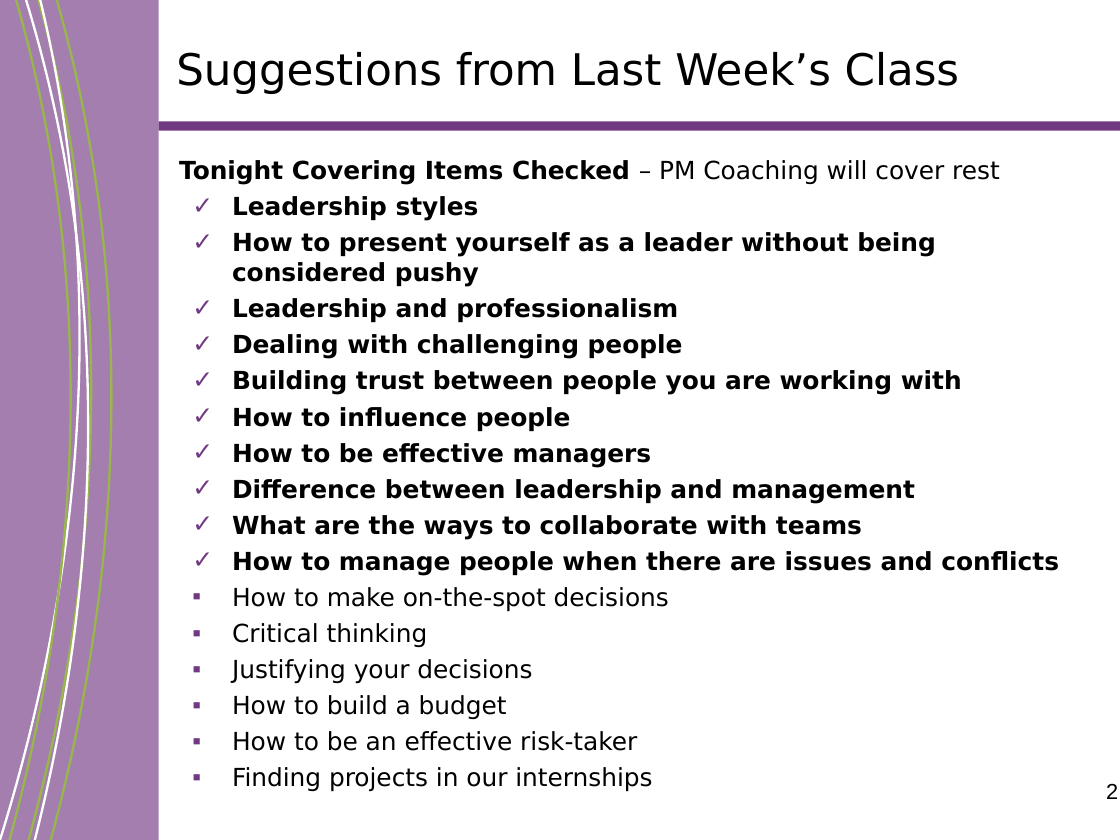
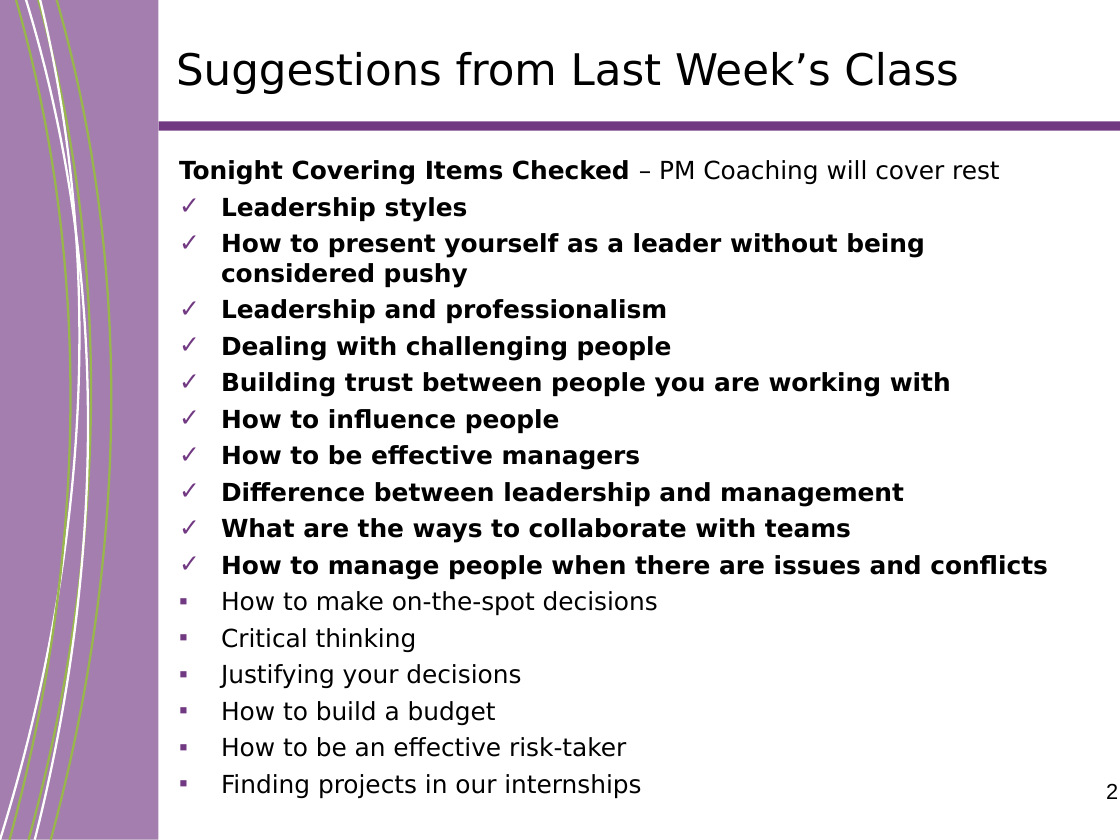
Before and after one commit to ChefPlex/teaching-notes, a slide deck: slide 2 of project-management/year-up/Year Up - ProSkills 102_20151124_v02.ppt. Drawn at 1120x840 pixels with LibreOffice and Linux fonts; fonts in the diff are those of the drawing; background and template pictures are left out. Boxes give left, top, right and bottom in pixels: in the first picture for what was removed or moved away, otherwise in the second. Text is boxed around its words. In the diff, an @@ line names an element or a change of style, - is before the commit and + after.

```diff
--- a/project-management/year-up/Year Up - ProSkills 102_20151124_v02.ppt
+++ b/project-management/year-up/Year Up - ProSkills 102_20151124_v02.ppt
@@ freeform shape at <box>0,0,119,840</box>: outline #FFFFFE 1.5 pt to #FFFFFE 1.47 pt; outline redrawn @@
@@ freeform shape at <box>10,0,109,840</box>: outline #99B64C 1.5 pt to #99B64C 1.47 pt; outline redrawn @@
@@ freeform shape at <box>26,0,124,840</box>: outline #FFFFFE 1.5 pt to #FFFFFE 1.47 pt; outline redrawn @@
@@ freeform shape at <box>28,0,129,840</box>: outline #99B64C 1.5 pt to #99B64C 1.47 pt @@
@@ freeform shape at <box>51,0,148,839</box>: outline #99B64C 1.5 pt to #99B64C 1.47 pt @@
@@ text "Tonight Covering Items Checked – ..." at <box>179,160,1048,799</box>: indent changed @@
```
Also in this commit, not shown: 21 other slides changed, 6 other files.
